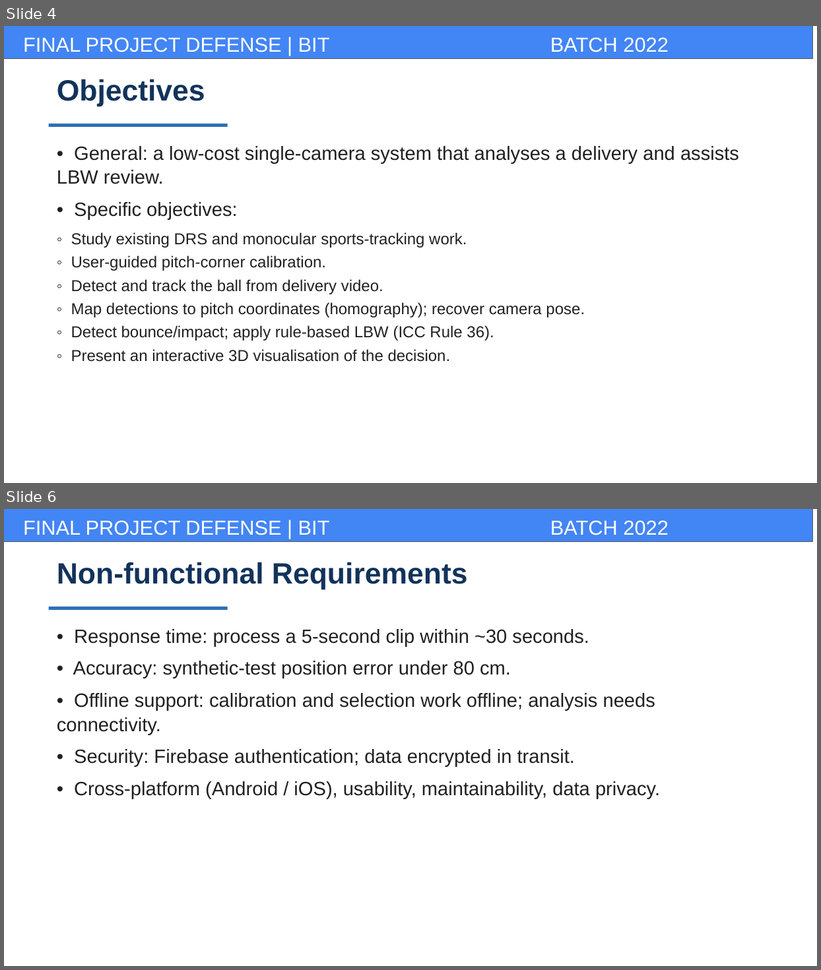
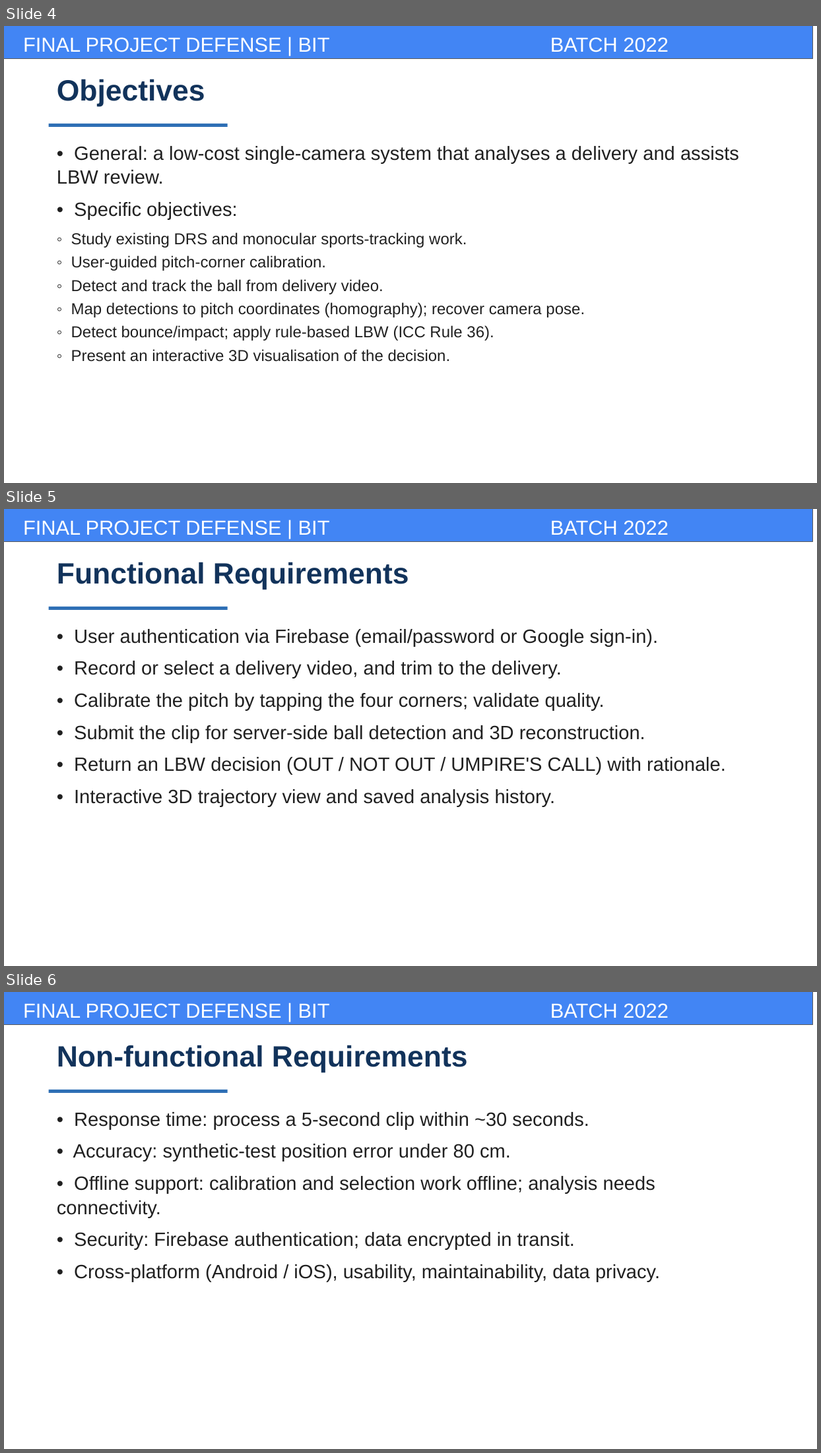
Before and after one commit to kafle1/pocket-drs, a slide deck: dump/report_docs/pocketdrs_presentation.pptx. Shown one above the other, each under a label of ours: slides 4 and 6 before the commit, slides 4, 5 and 6 after it; the slides between them are not shown. The pictures are 821x970 and 821x1453 pixels, drawn with LibreOffice and Linux fonts; fonts in the diff are those of the drawing; background and template pictures are left out. Boxes give left, top, right and bottom in pixels: in the first picture for what was removed or moved away, otherwise in the second. Text is boxed around its words. In the diff, an @@ line names an element or a change of style, - is before the commit and + after.

```diff
--- a/dump/report_docs/pocketdrs_presentation.pptx
+++ b/dump/report_docs/pocketdrs_presentation.pptx
@@ slide 5 added at (4,509,817,966), background #FFFFFF; not listed: 3 template elements that a slide beside it also shows @@
@@ text added at (57,562,409,590), 26 pt, text #12335B, bold @@
+Functional Requirements
@@ rectangle added at (49,607,228,610), fill #2E6FB5 @@
@@ text added at (74,629,726,807), 17 pt, text #202020 @@
+• User authentication via Firebase (email/password or Google sign-in).
+• Record or select a delivery video, and trim to the delivery.
+• Calibrate the pitch by tapping the four corners; validate quality.
+• Submit the clip for server-side ball detection and 3D reconstruction.
+• Return an LBW decision (OUT / NOT OUT / UMPIRE'S CALL) with rationale.
+• Interactive 3D trajectory view and saved analysis history.
```
Also in this commit, not shown: 1 slide removed, 3 other files.
